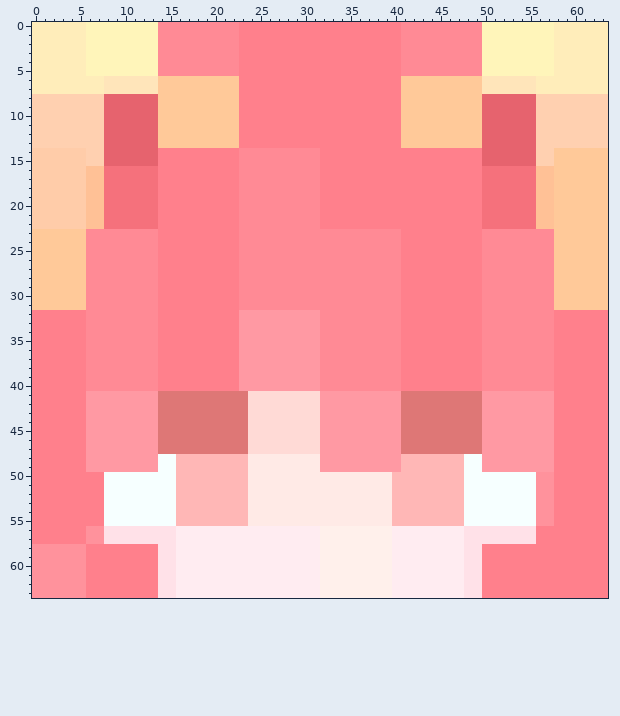
Pixel-art sprite -- skins/c793e80b-f2c1-4b93-b388-4e334eb5da0c.png. The first picture shows the starting point.
The file is 64x64 pixels. Colours within 5 levels of each other are drawn and written as one.
Now the later version:
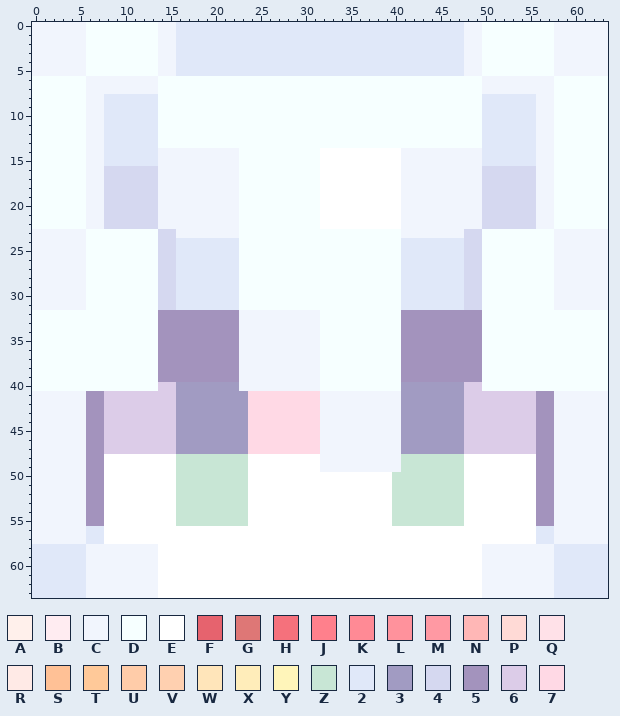
Palette (. is transparent): A #fff0eb  B #ffecf1  C #f1f5fd  D #f6ffff  E #ffffff  F #e6636e  G #de7776  H #f5717c  J #ff808c  K #ff8a95  L #ff929c  M #ff99a3  N #ffb7b6  P #ffdad6  Q #ffe1e8  R #ffeae6  S #ffc196  T #ffc999  U #ffcca9  V #ffd0b0  W #ffe5ba  X #ffedba  Y #fff5ba  Z #c8e6d5  2 #e0e8f9  3 #a19bc2  4 #d5d8f0  5 #a393bd  6 #dccce8  7 #ffd9e5
The author wrote: 自動上傳玩家 AstridLu 的皮膚臉部
Difference:
Changed rows in their new state; - is an unchanged pixel.
first column x 0:
 0 CCCCCCDDDDDDDDCC22222222222222222222222222222222CCDDDDDDDDCCCCCC
 1 CCCCCCDDDDDDDDCC22222222222222222222222222222222CCDDDDDDDDCCCCCC
 2 CCCCCCDDDDDDDDCC22222222222222222222222222222222CCDDDDDDDDCCCCCC
 3 CCCCCCDDDDDDDDCC22222222222222222222222222222222CCDDDDDDDDCCCCCC
 4 CCCCCCDDDDDDDDCC22222222222222222222222222222222CCDDDDDDDDCCCCCC
 5 CCCCCCDDDDDDDDCC22222222222222222222222222222222CCDDDDDDDDCCCCCC
 6 DDDDDDCCCCCCCCDDDDDDDDDDDDDDDDDDDDDDDDDDDDDDDDDDDDCCCCCCCCDDDDDD
 7 DDDDDDCCCCCCCCDDDDDDDDDDDDDDDDDDDDDDDDDDDDDDDDDDDDCCCCCCCCDDDDDD
 8 DDDDDDCC222222DDDDDDDDDDDDDDDDDDDDDDDDDDDDDDDDDDDD222222CCDDDDDD
 9 DDDDDDCC222222DDDDDDDDDDDDDDDDDDDDDDDDDDDDDDDDDDDD222222CCDDDDDD
10 DDDDDDCC222222DDDDDDDDDDDDDDDDDDDDDDDDDDDDDDDDDDDD222222CCDDDDDD
11 DDDDDDCC222222DDDDDDDDDDDDDDDDDDDDDDDDDDDDDDDDDDDD222222CCDDDDDD
12 DDDDDDCC222222DDDDDDDDDDDDDDDDDDDDDDDDDDDDDDDDDDDD222222CCDDDDDD
13 DDDDDDCC222222DDDDDDDDDDDDDDDDDDDDDDDDDDDDDDDDDDDD222222CCDDDDDD
14 DDDDDDCC222222CCCCCCCCCDDDDDDDDDEEEEEEEEECCCCCCCCC222222CCDDDDDD
15 DDDDDDCC222222CCCCCCCCCDDDDDDDDDEEEEEEEEECCCCCCCCC222222CCDDDDDD
16 DDDDDDCC444444CCCCCCCCCDDDDDDDDDEEEEEEEEECCCCCCCCC444444CCDDDDDD
17 DDDDDDCC444444CCCCCCCCCDDDDDDDDDEEEEEEEEECCCCCCCCC444444CCDDDDDD
18 DDDDDDCC444444CCCCCCCCCDDDDDDDDDEEEEEEEEECCCCCCCCC444444CCDDDDDD
19 DDDDDDCC444444CCCCCCCCCDDDDDDDDDEEEEEEEEECCCCCCCCC444444CCDDDDDD
20 DDDDDDCC444444CCCCCCCCCDDDDDDDDDEEEEEEEEECCCCCCCCC444444CCDDDDDD
21 DDDDDDCC444444CCCCCCCCCDDDDDDDDDEEEEEEEEECCCCCCCCC444444CCDDDDDD
22 DDDDDDCC444444CCCCCCCCCDDDDDDDDDEEEEEEEEECCCCCCCCC444444CCDDDDDD
23 CCCCCCDDDDDDDD44CCCCCCCDDDDDDDDDDDDDDDDDDCCCCCCC44DDDDDDDDCCCCCC
24 CCCCCCDDDDDDDD442222222DDDDDDDDDDDDDDDDDD222222244DDDDDDDDCCCCCC
25 CCCCCCDDDDDDDD442222222DDDDDDDDDDDDDDDDDD222222244DDDDDDDDCCCCCC
26 CCCCCCDDDDDDDD442222222DDDDDDDDDDDDDDDDDD222222244DDDDDDDDCCCCCC
27 CCCCCCDDDDDDDD442222222DDDDDDDDDDDDDDDDDD222222244DDDDDDDDCCCCCC
28 CCCCCCDDDDDDDD442222222DDDDDDDDDDDDDDDDDD222222244DDDDDDDDCCCCCC
29 CCCCCCDDDDDDDD442222222DDDDDDDDDDDDDDDDDD222222244DDDDDDDDCCCCCC
30 CCCCCCDDDDDDDD442222222DDDDDDDDDDDDDDDDDD222222244DDDDDDDDCCCCCC
31 CCCCCCDDDDDDDD442222222DDDDDDDDDDDDDDDDDD222222244DDDDDDDDCCCCCC
32 DDDDDDDDDDDDDD555555555CCCCCCCCCDDDDDDDDD555555555DDDDDDDDDDDDDD
33 DDDDDDDDDDDDDD555555555CCCCCCCCCDDDDDDDDD555555555DDDDDDDDDDDDDD
34 DDDDDDDDDDDDDD555555555CCCCCCCCCDDDDDDDDD555555555DDDDDDDDDDDDDD
35 DDDDDDDDDDDDDD555555555CCCCCCCCCDDDDDDDDD555555555DDDDDDDDDDDDDD
36 DDDDDDDDDDDDDD555555555CCCCCCCCCDDDDDDDDD555555555DDDDDDDDDDDDDD
37 DDDDDDDDDDDDDD555555555CCCCCCCCCDDDDDDDDD555555555DDDDDDDDDDDDDD
38 DDDDDDDDDDDDDD555555555CCCCCCCCCDDDDDDDDD555555555DDDDDDDDDDDDDD
39 DDDDDDDDDDDDDD555555555CCCCCCCCCDDDDDDDDD555555555DDDDDDDDDDDDDD
40 DDDDDDDDDDDDDD663333333CCCCCCCCCDDDDDDDDD333333366DDDDDDDDDDDDDD
41 CCCCCC55666666663333333377777777CCCCCCCCC33333336666666655CCCCCC
42 CCCCCC55666666663333333377777777CCCCCCCCC33333336666666655CCCCCC
43 CCCCCC55666666663333333377777777CCCCCCCCC33333336666666655CCCCCC
44 CCCCCC55666666663333333377777777CCCCCCCCC33333336666666655CCCCCC
45 CCCCCC55666666663333333377777777CCCCCCCCC33333336666666655CCCCCC
46 CCCCCC55666666663333333377777777CCCCCCCCC33333336666666655CCCCCC
47 CCCCCC55666666663333333377777777CCCCCCCCC33333336666666655CCCCCC
48 CCCCCC55EEEEEEEEZZZZZZZZEEEEEEEECCCCCCCCCZZZZZZZEEEEEEEE55CCCCCC
49 CCCCCC55EEEEEEEEZZZZZZZZEEEEEEEECCCCCCCCCZZZZZZZEEEEEEEE55CCCCCC
50 CCCCCC55EEEEEEEEZZZZZZZZEEEEEEEEEEEEEEEEZZZZZZZZEEEEEEEE55CCCCCC
51 CCCCCC55EEEEEEEEZZZZZZZZEEEEEEEEEEEEEEEEZZZZZZZZEEEEEEEE55CCCCCC
52 CCCCCC55EEEEEEEEZZZZZZZZEEEEEEEEEEEEEEEEZZZZZZZZEEEEEEEE55CCCCCC
53 CCCCCC55EEEEEEEEZZZZZZZZEEEEEEEEEEEEEEEEZZZZZZZZEEEEEEEE55CCCCCC
54 CCCCCC55EEEEEEEEZZZZZZZZEEEEEEEEEEEEEEEEZZZZZZZZEEEEEEEE55CCCCCC
55 CCCCCC55EEEEEEEEZZZZZZZZEEEEEEEEEEEEEEEEZZZZZZZZEEEEEEEE55CCCCCC
56 CCCCCC22EEEEEEEEEEEEEEEEEEEEEEEEEEEEEEEEEEEEEEEEEEEEEEEE22CCCCCC
57 CCCCCC22EEEEEEEEEEEEEEEEEEEEEEEEEEEEEEEEEEEEEEEEEEEEEEEE22CCCCCC
58 222222CCCCCCCCEEEEEEEEEEEEEEEEEEEEEEEEEEEEEEEEEEEECCCCCCCC222222
59 222222CCCCCCCCEEEEEEEEEEEEEEEEEEEEEEEEEEEEEEEEEEEECCCCCCCC222222
60 222222CCCCCCCCEEEEEEEEEEEEEEEEEEEEEEEEEEEEEEEEEEEECCCCCCCC222222
61 222222CCCCCCCCEEEEEEEEEEEEEEEEEEEEEEEEEEEEEEEEEEEECCCCCCCC222222
62 222222CCCCCCCCEEEEEEEEEEEEEEEEEEEEEEEEEEEEEEEEEEEECCCCCCCC222222
63 222222CCCCCCCCEEEEEEEEEEEEEEEEEEEEEEEEEEEEEEEEEEEECCCCCCCC222222
